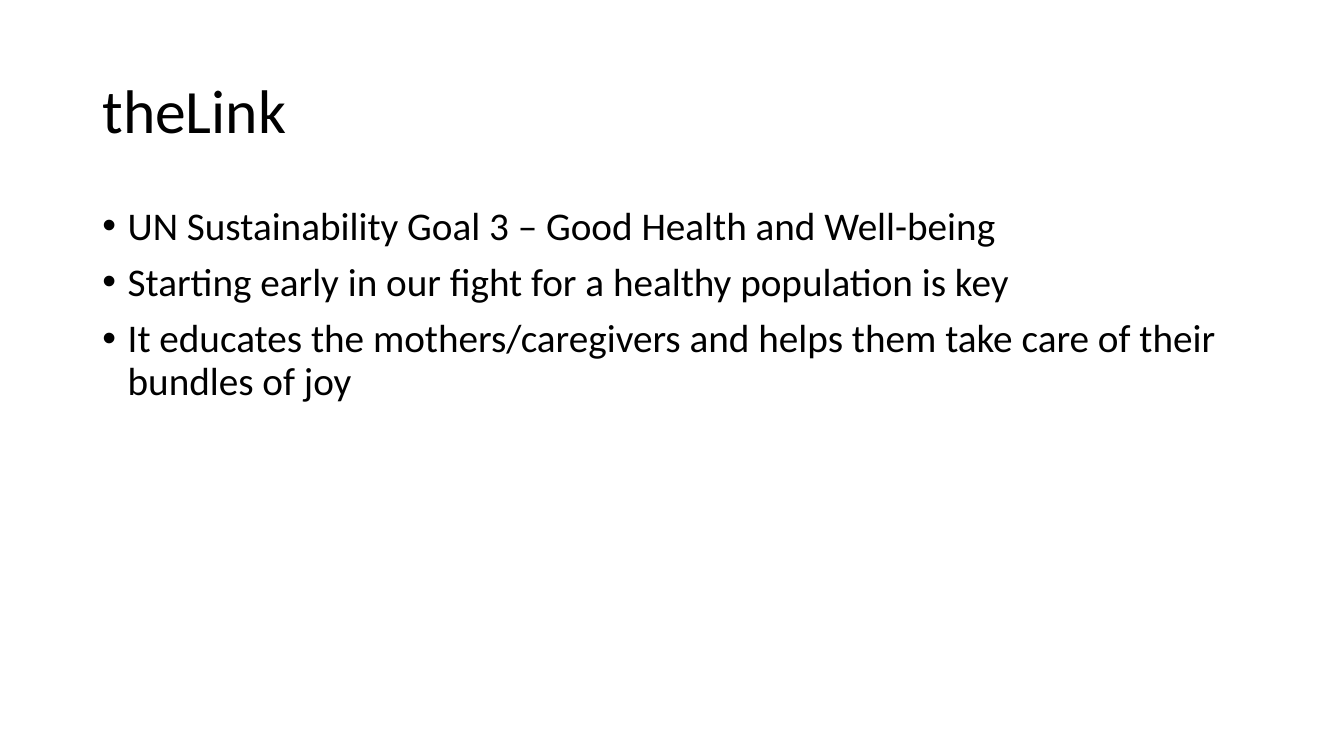
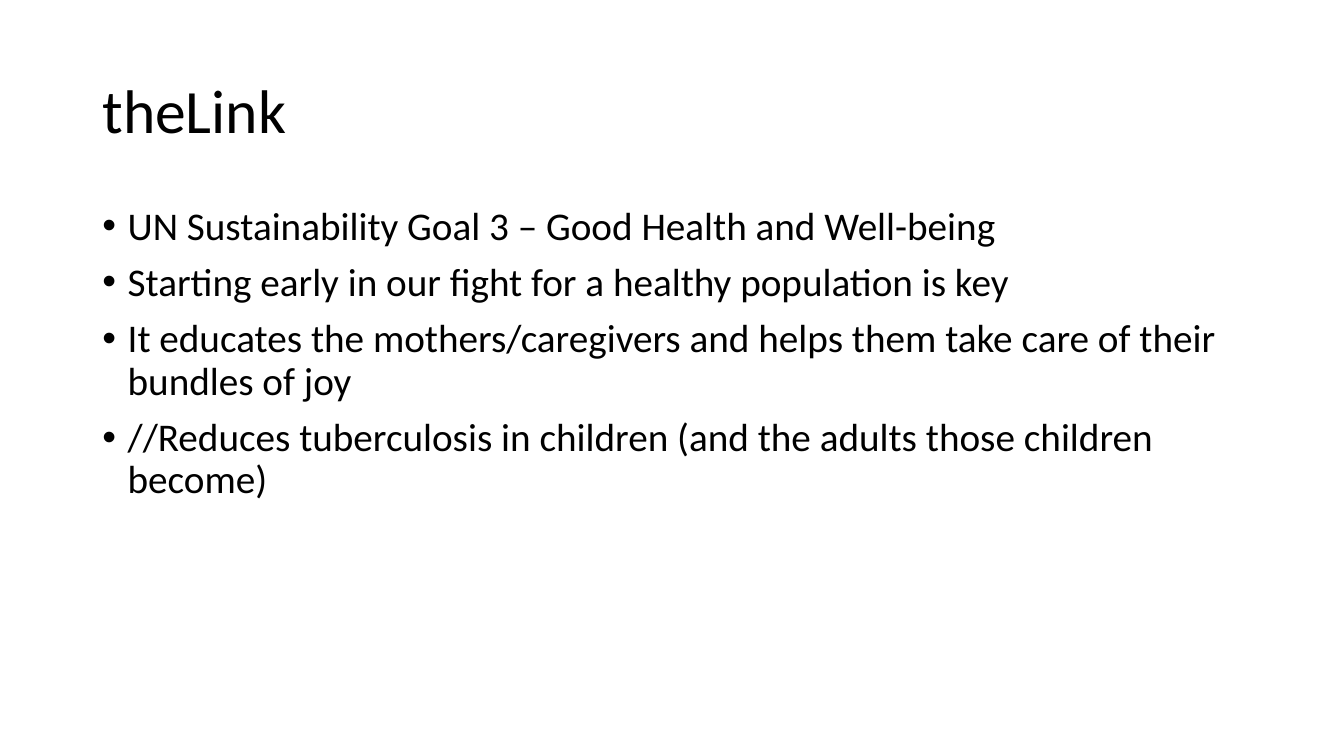
Before and after one commit to cds21199/GirlCode2020-twos-company, a slide deck: slide 6 of Presentation.pptx. Drawn at 1344x756 pixels with LibreOffice and Linux fonts; fonts in the diff are those of the drawing. Boxes give left, top, right and bottom in pixels: in the first picture for what was removed or moved away, otherwise in the second. Text is boxed around its words. In the diff, an @@ line names an element or a change of style, - is before the commit and + after.

```diff
--- a/Presentation.pptx
+++ b/Presentation.pptx
@@ text at (128, 422, 1153, 498): paragraph added @@
+• //Reduces tuberculosis in children (and the adults those children become)
```
Also in this commit, not shown: 3 other files.
